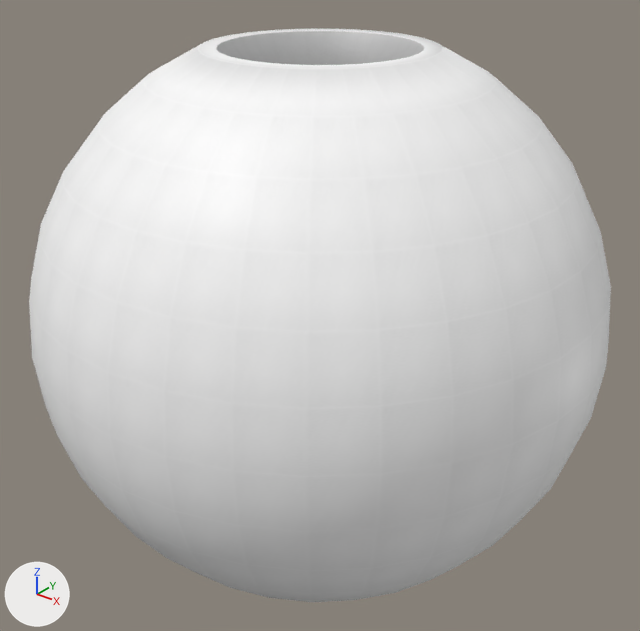
Renders of the glTF model assets/models/street_assets/street_el_3.glb from each side of a commit.
Both versions are drawn from a 50 mm lens placed at (0.7, -0.876, 1.036), pointed at (0.002, -0.002, 0.495). The axes (+X, +Y, +Z) are drawn at lower left. The lights are the same throughout. Vertices at the same position are counted once.

In view in the first picture: 'street_el_3'.
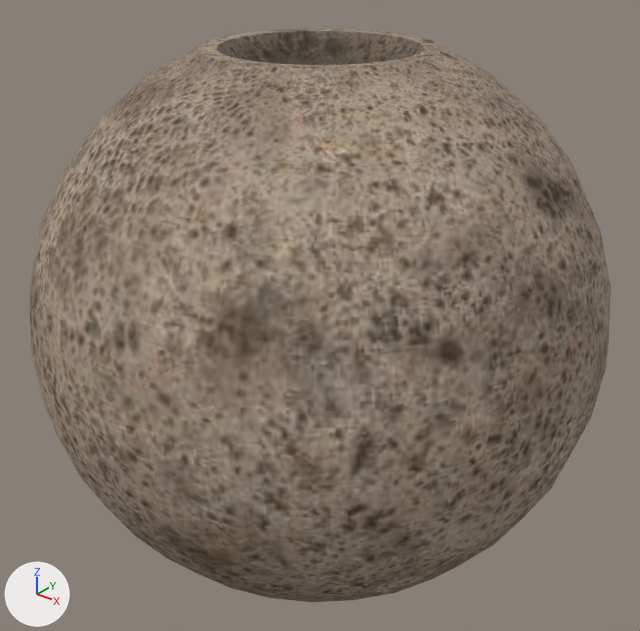
Diff of the bpy script that builds the scene:
```diff
--- a/assets/models/street_assets/street_el_3.glb.py
+++ b/assets/models/street_assets/street_el_3.glb.py
@@ img_street_el_3_color @@
+img_street_el_3_color = load_image('street_el_3_color', '_unpacked/street_el_3_color', 1024, 1024, 'sRGB')
@@ mat_street_el_3_mat @@
 n0 = _N.new('ShaderNodeBsdfPrincipled'); n0.name = 'Principled BSDF'
-n0.inputs[2].default_value = 0.494  # 'Roughness'
+n0.inputs[2].default_value = 1.0  # 'Roughness'
 n1 = _N.new('ShaderNodeOutputMaterial'); n1.name = 'Material Output'
 n2 = _N.new('ShaderNodeTexImage'); n2.name = 'Image Texture'
-n2.image = img_street_el_3_ao
-n3 = _N.new('ShaderNodeNormalMap'); n3.name = 'Normal Map'
-n3.uv_map = 'UVMap'
-n4 = _N.new('ShaderNodeTexImage'); n4.name = 'Image Texture.001'
-n4.image = img_street_el_3_normal
+n2.image = img_street_el_3_color
 _L.new(n0.outputs[0], n1.inputs[0])  # 'BSDF' to 'Surface'
 _L.new(n2.outputs[0], n0.inputs[0])  # 'Color' to 'Base Color'
-_L.new(n3.outputs[0], n0.inputs[5])  # 'Normal' to 'Normal'
-_L.new(n4.outputs[0], n3.inputs[1])  # 'Color' to 'Color'
@@ me_street_el_3 @@
 me_street_el_3.from_pydata(...)  # 482 vertices, 960 faces; spans x -0.387..0.387, y -0.388..0.388, z 0.142..0.859
 # used by ob_street_el_3; location = (0.0, 0.0, 0.0)
+# me_street_el_3 part 1: texture (UV) coordinates of 960 of 960 faces, centred in x -0.382..0.383, y -0.383..0.384, z 0.142..0.859, changed; they spanned u 0.01..0.99, v 0.01..0.99 and now span u 0.0..0.76, v 0.0..1.0
 me_street_el_3.materials.append(mat_street_el_3_mat)
```

Pixel boxes (x1, y1, x2, y2) of what changed, in the pictures (640 x 631 px):
'street_el_3', surface changed (white to brown): (29, 29, 611, 602) in both
